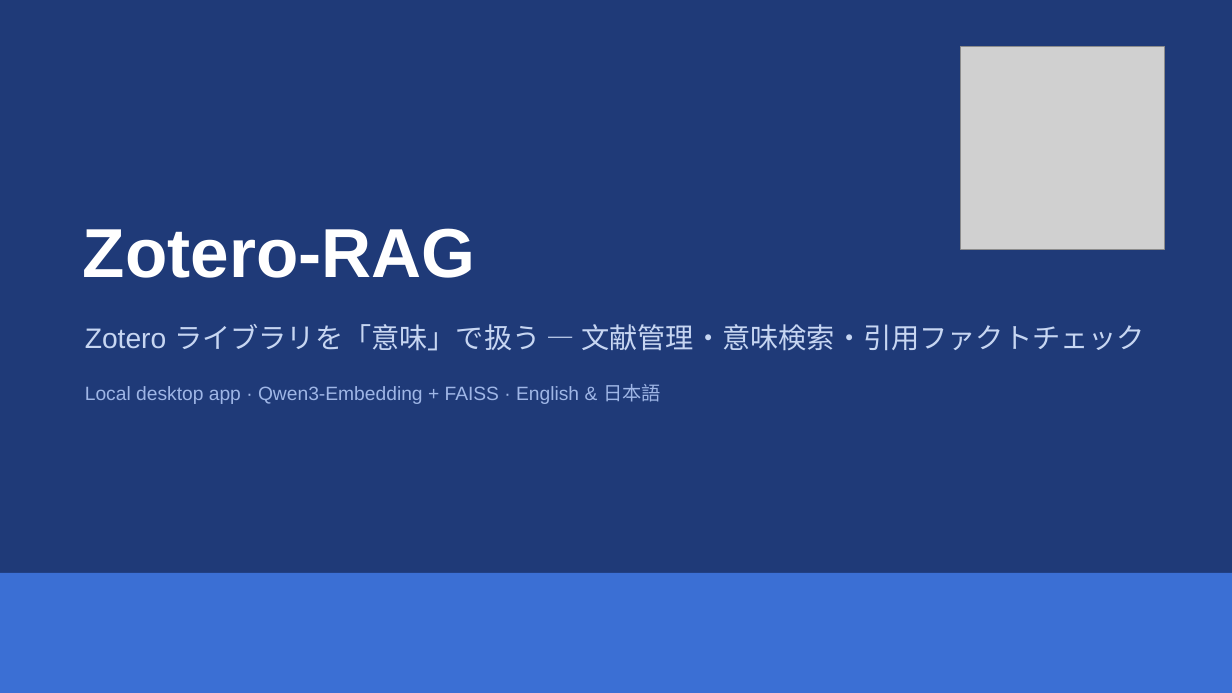
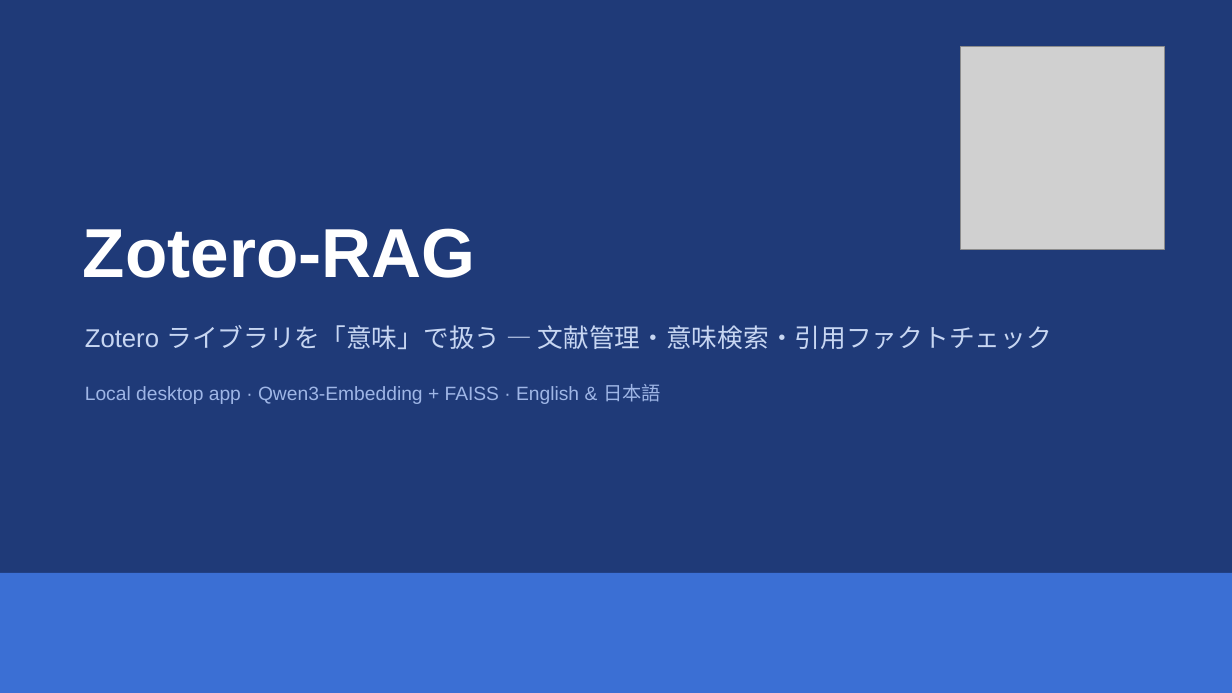
Before and after one commit to Takemaru-Yoshida/Zotero-RAG, a slide deck: slide 1 of docs/pptx/Zotero-RAG.pptx. Drawn at 1232x693 pixels with LibreOffice and Linux fonts; fonts in the diff are those of the drawing; grey boxes stand for pictures. Boxes give left, top, right and bottom in pixels: in the first picture for what was removed or moved away, otherwise in the second. Text is boxed around its words. In the diff, an @@ line names an element or a change of style, - is before the commit and + after.

```diff
--- a/docs/pptx/Zotero-RAG.pptx
+++ b/docs/pptx/Zotero-RAG.pptx
@@ text "Zotero ライブラリを「意味」で扱う — 文献管理・意味検索・引用ファクトチェック" at bbox=[85, 325, 1052, 349]: size 22 to 20 pt @@
```
Also in this commit, not shown: 1 other slide changed, 4 other files.
